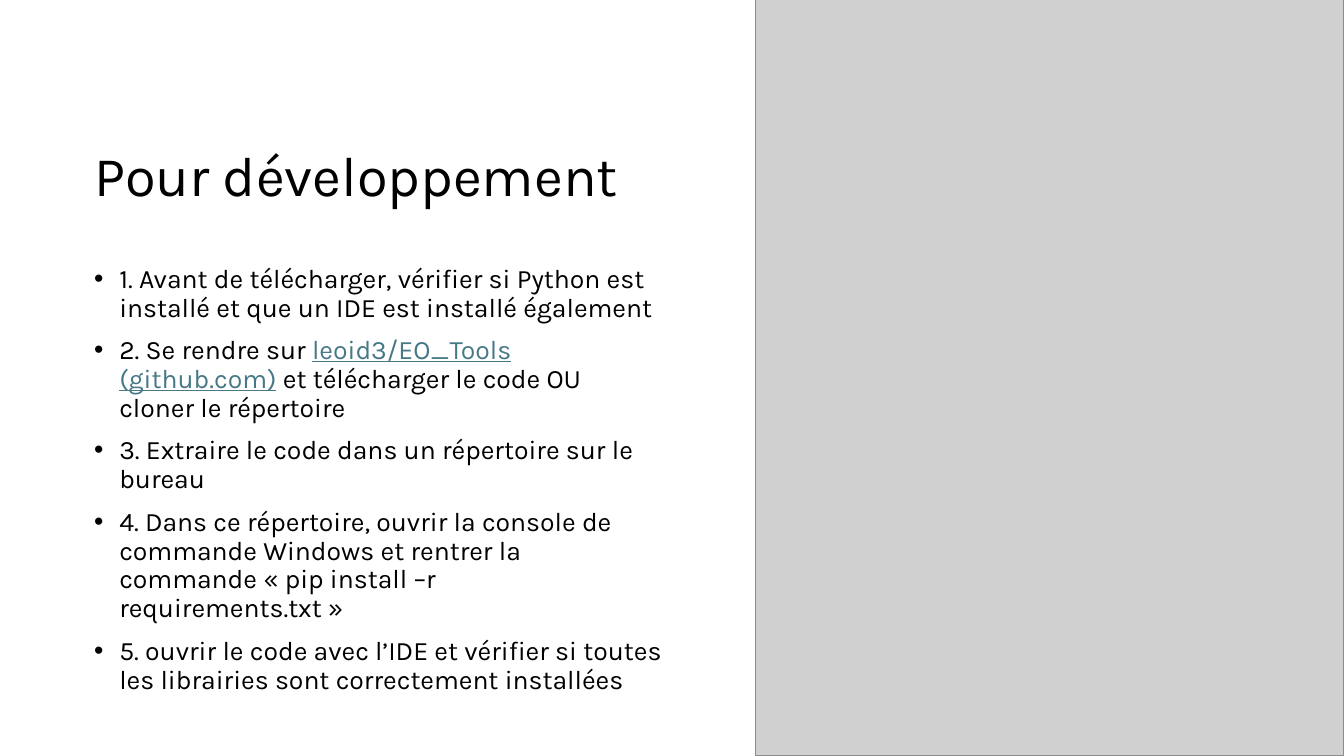
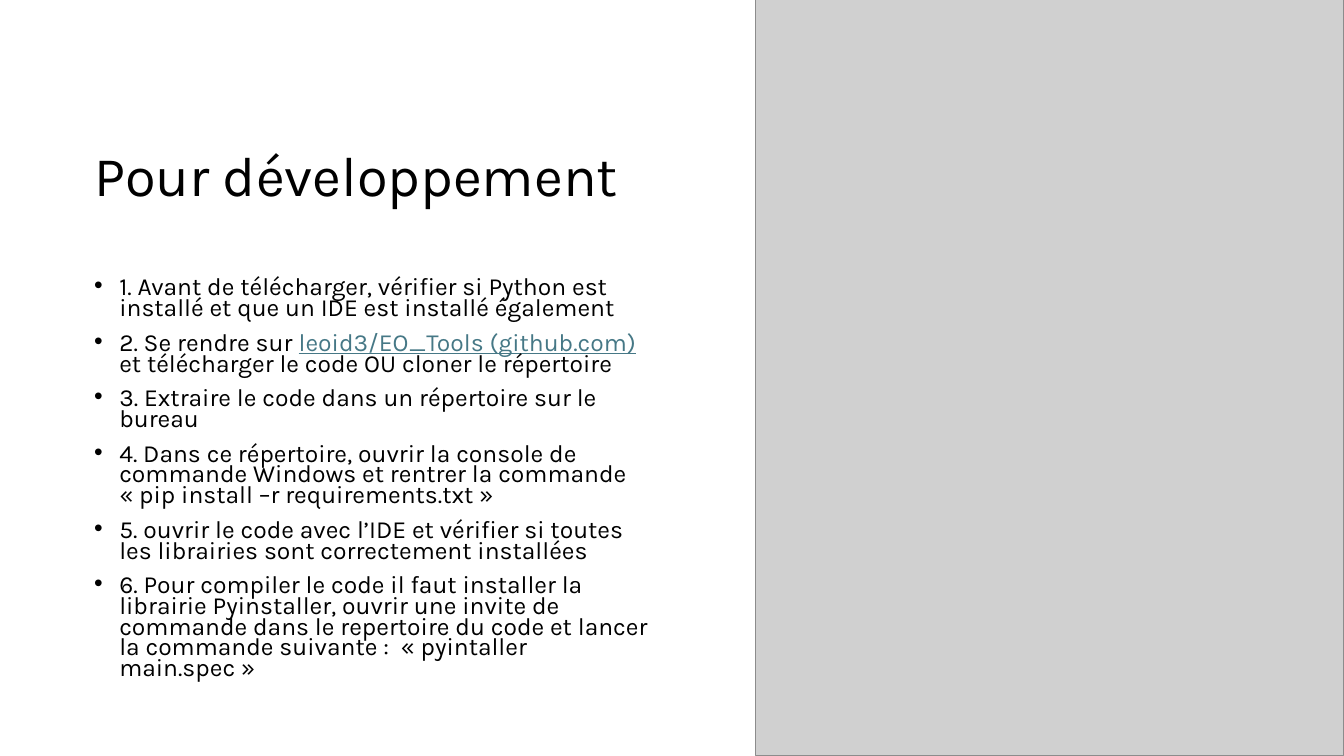
Before and after one commit to leoid3/EO_Tools, a slide deck: slide 5 of User guide.pptx. Drawn at 1344x756 pixels with LibreOffice and Linux fonts; fonts in the diff are those of the drawing; grey boxes stand for pictures. Boxes give left, top, right and bottom in pixels: in the first picture for what was removed or moved away, otherwise in the second. Text is boxed around its words. In the diff, an @@ line names an element or a change of style, - is before the commit and + after.

```diff
--- a/User guide.pptx
+++ b/User guide.pptx
@@ text at (x1=119, y1=276, x2=636, y2=560): size 19 to 17.6 pt in "1. Avant de télécharger, vérifier si Python ...", "2. Se rendre sur leoid3/EO_Tools (github.com) et ...", "3. Extraire le code dans un répertoire ...", "4. Dans ce répertoire, ouvrir la console ..." and 1 more places; line spacing 0.9 to 0.7 @@
@@ text at (x1=119, y1=576, x2=648, y2=682): paragraph added @@
+• 6. Pour compiler le code il faut installer la librairie Pyinstaller, ouvrir une invite de commande dans le repertoire du code et lancer la commande suivante : « pyintaller main.spec »
```
Also in this commit, not shown: 3 slides added.
